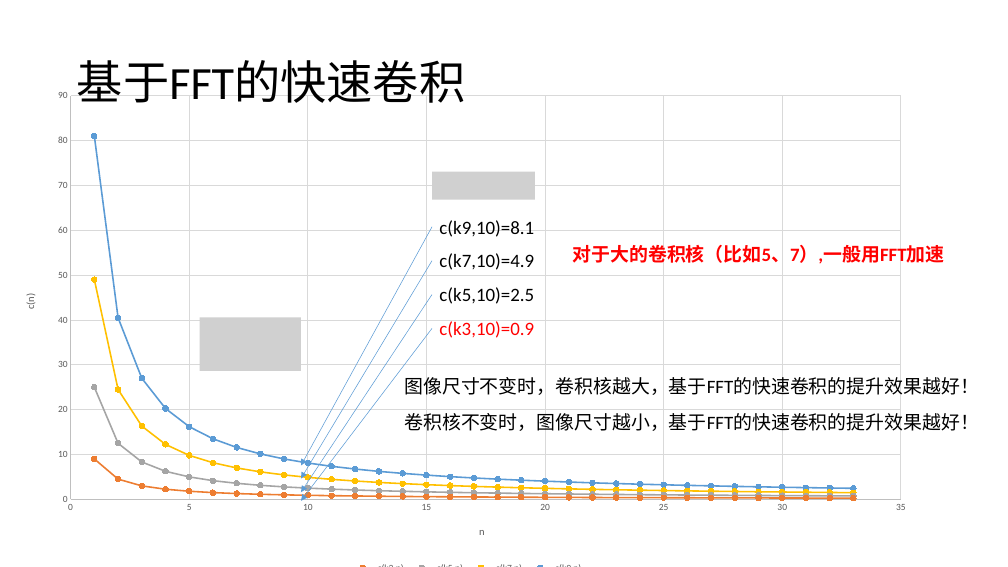
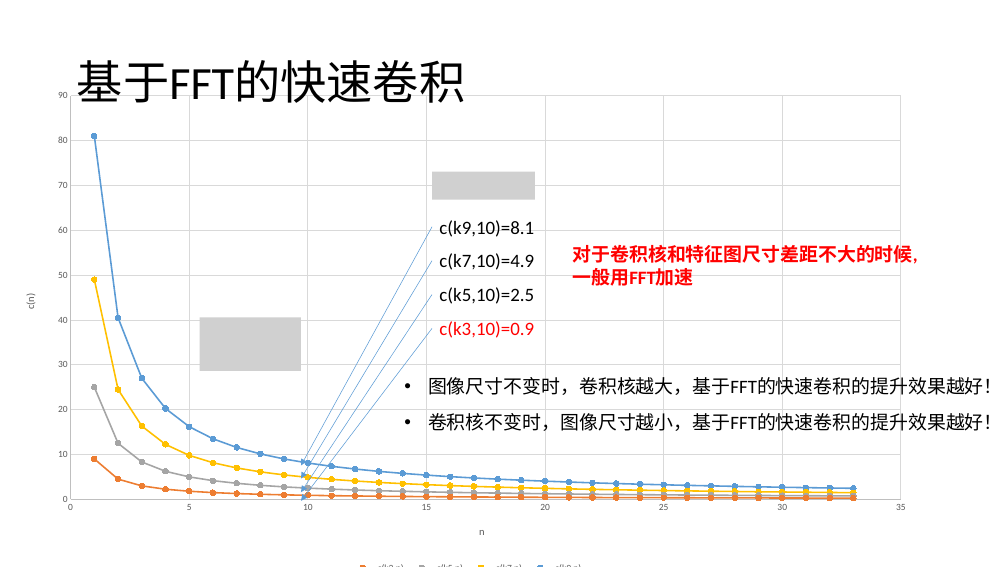
Before and after one commit to LeonJinC/Fast-Convolution-with-SIMD-and-GEMM, a slide deck: slide 6 of 结合SIMD和GEMM的快速卷积及其在高斯模糊中的应用.pptx. Drawn at 1008x567 pixels with LibreOffice and Linux fonts; fonts in the diff are those of the drawing; grey boxes stand for pictures. Boxes give left, top, right and bottom in pixels: in the first picture for what was removed or moved away, otherwise in the second. Text is boxed around its words. In the diff, an @@ line names an element or a change of style, - is before the commit and + after.

```diff
--- a/结合SIMD和GEMM的快速卷积及其在高斯模糊中的应用.pptx
+++ b/结合SIMD和GEMM的快速卷积及其在高斯模糊中的应用.pptx
@@ text at <box>573,245,918,286</box>: text changed @@
-对于大的卷积核（比如5、7）,一般用FFT加速
+对于卷积核和特征图尺寸差距不大的时候,
+一般用FFT加速
@@ text "图像尺寸不变时，卷积核越大，基于FFT的快速卷积的提升效果越好！" at <box>428,377,1003,395</box>: bullet none to • @@
@@ text "卷积核不变时，图像尺寸越小，基于FFT的快速卷积的提升效果越好！" at <box>428,413,1003,431</box>: bullet none to • @@
```
Also in this commit, not shown: 3 other slides changed, 1 other file.
